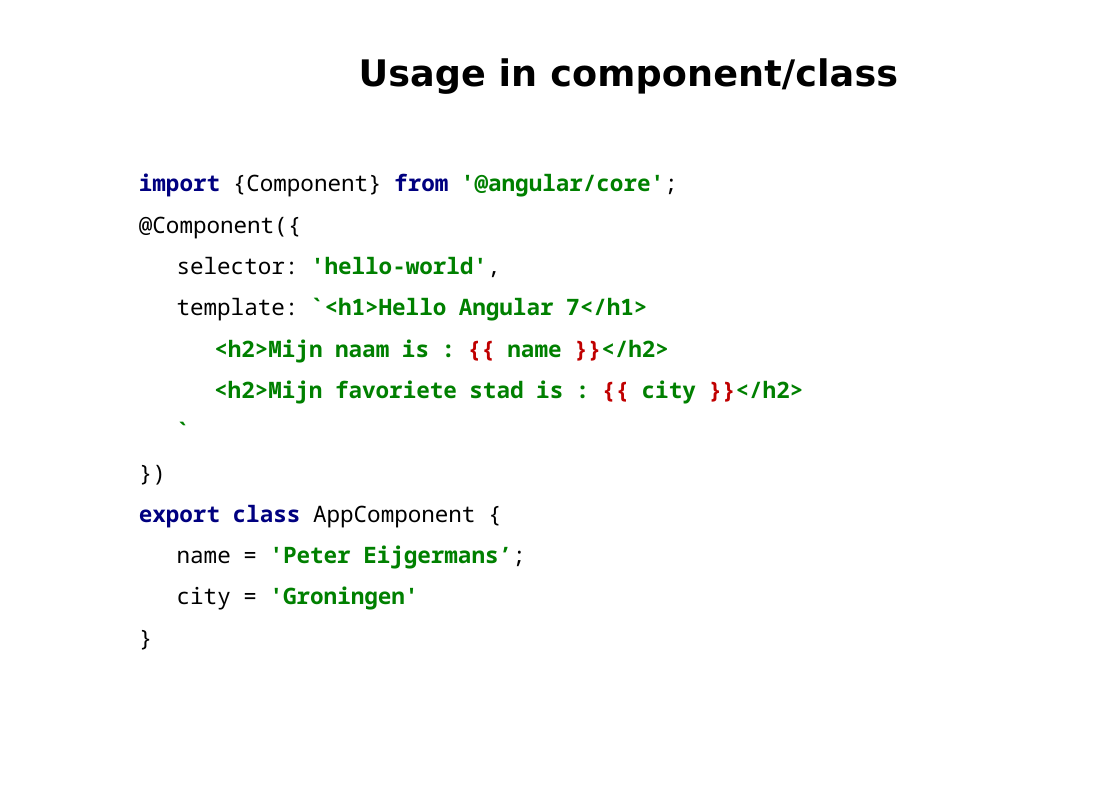
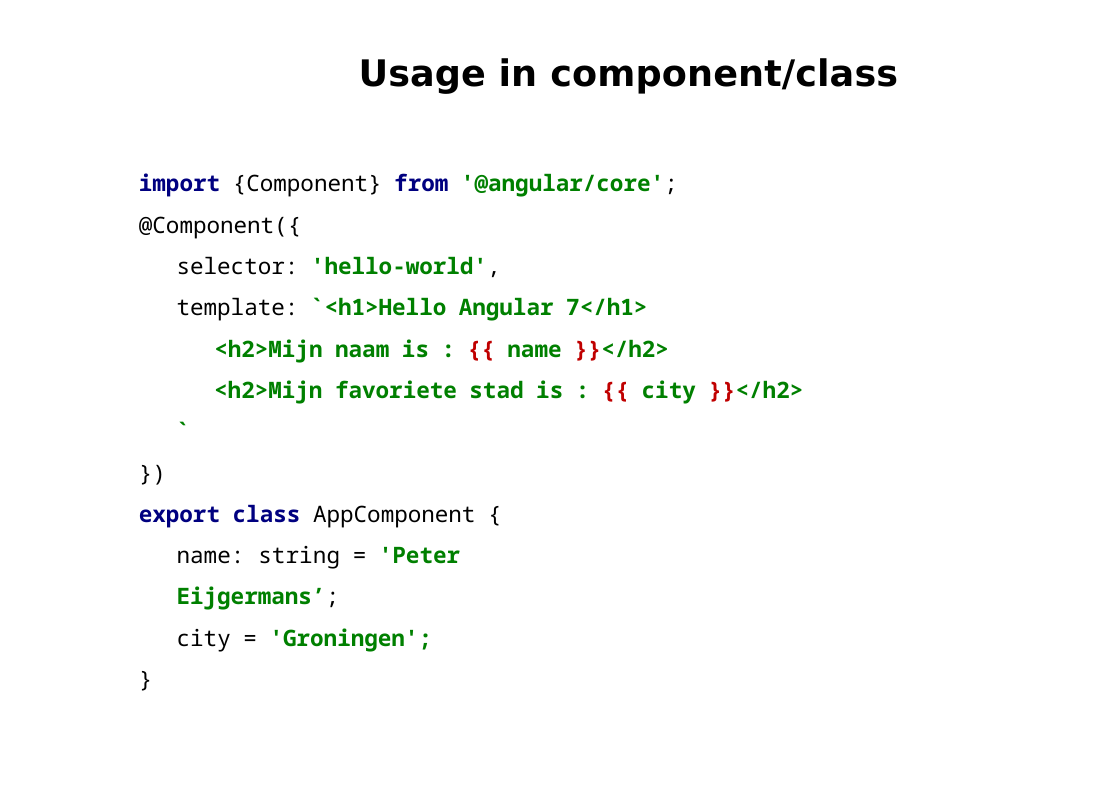
Before and after one commit to petereijgermans11/workshop-angular13, a slide deck: slide 5 of PPT/02- Angular Databinding.pptx. Drawn at 1120x792 pixels with LibreOffice and Linux fonts; fonts in the diff are those of the drawing. Boxes give left, top, right and bottom in pixels: in the first picture for what was removed or moved away, otherwise in the second. Text is boxed around its words. In the diff, an @@ line names an element or a change of style, - is before the commit and + after.

```diff
--- a/PPT/02- Angular Databinding.pptx
+++ b/PPT/02- Angular Databinding.pptx
@@ text at (x1=177, y1=546, x2=460, y2=652): text changed @@
-name = 'Peter Eijgermans’;
-city = 'Groningen'
+name: string = 'Peter Eijgermans’;
+city = 'Groningen';
```
Also in this commit, not shown: 4 other slides changed, 2 other files.
